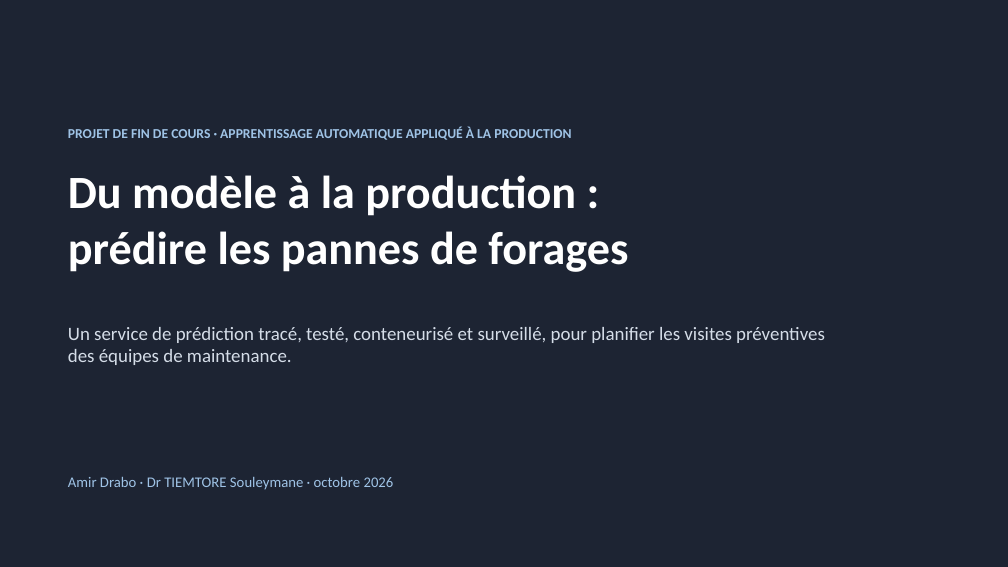
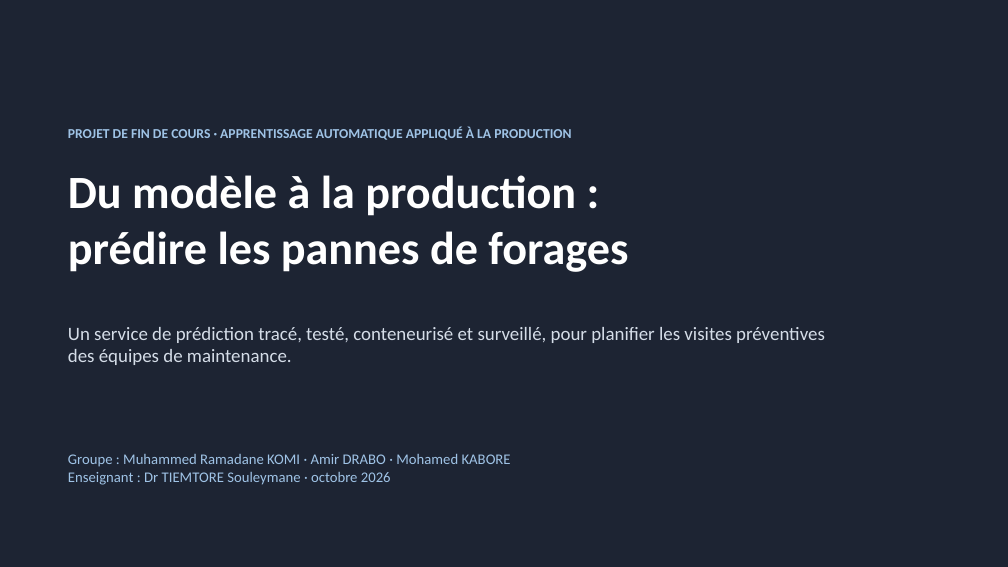
Before and after one commit to draboabdallah/forages-mlops, a slide deck: slide 1 of soutenance/soutenance.pptx. Drawn at 1008x567 pixels with LibreOffice and Linux fonts; fonts in the diff are those of the drawing. Boxes give left, top, right and bottom in pixels: in the first picture for what was removed or moved away, otherwise in the second. Text is boxed around its words. In the diff, an @@ line names an element or a change of style, - is before the commit and + after.

Commit message:
Ajout des noms du groupe au README et au support de soutenance

```diff
--- a/soutenance/soutenance.pptx
+++ b/soutenance/soutenance.pptx
@@ text at bbox=[68, 454, 511, 485]: text changed @@
-Amir Drabo · Dr TIEMTORE Souleymane · octobre 2026
+Groupe : Muhammed Ramadane KOMI · Amir DRABO · Mohamed KABORE
+Enseignant : Dr TIEMTORE Souleymane · octobre 2026
```
Also in this commit, not shown: 3 other files.
